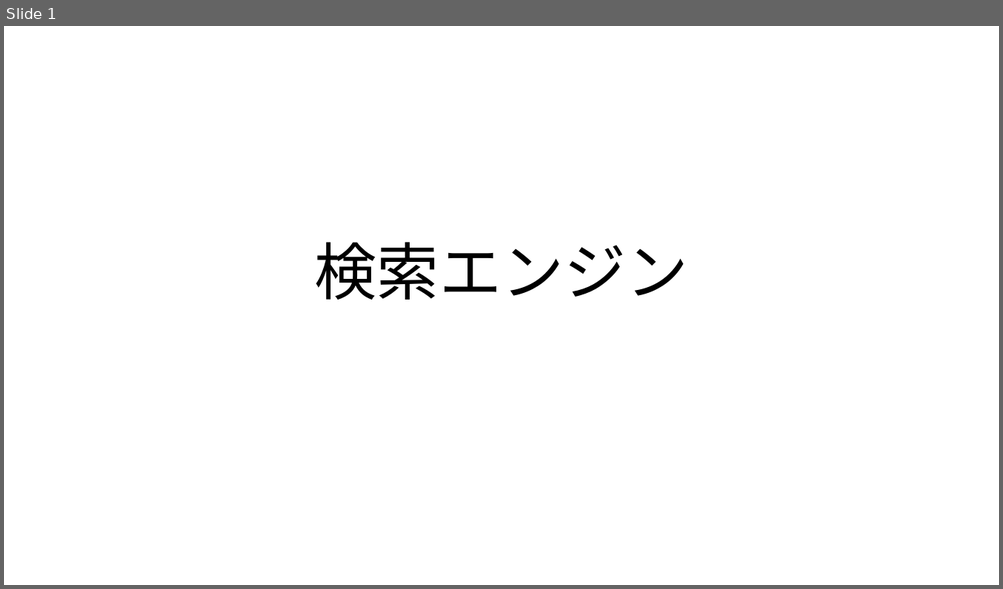
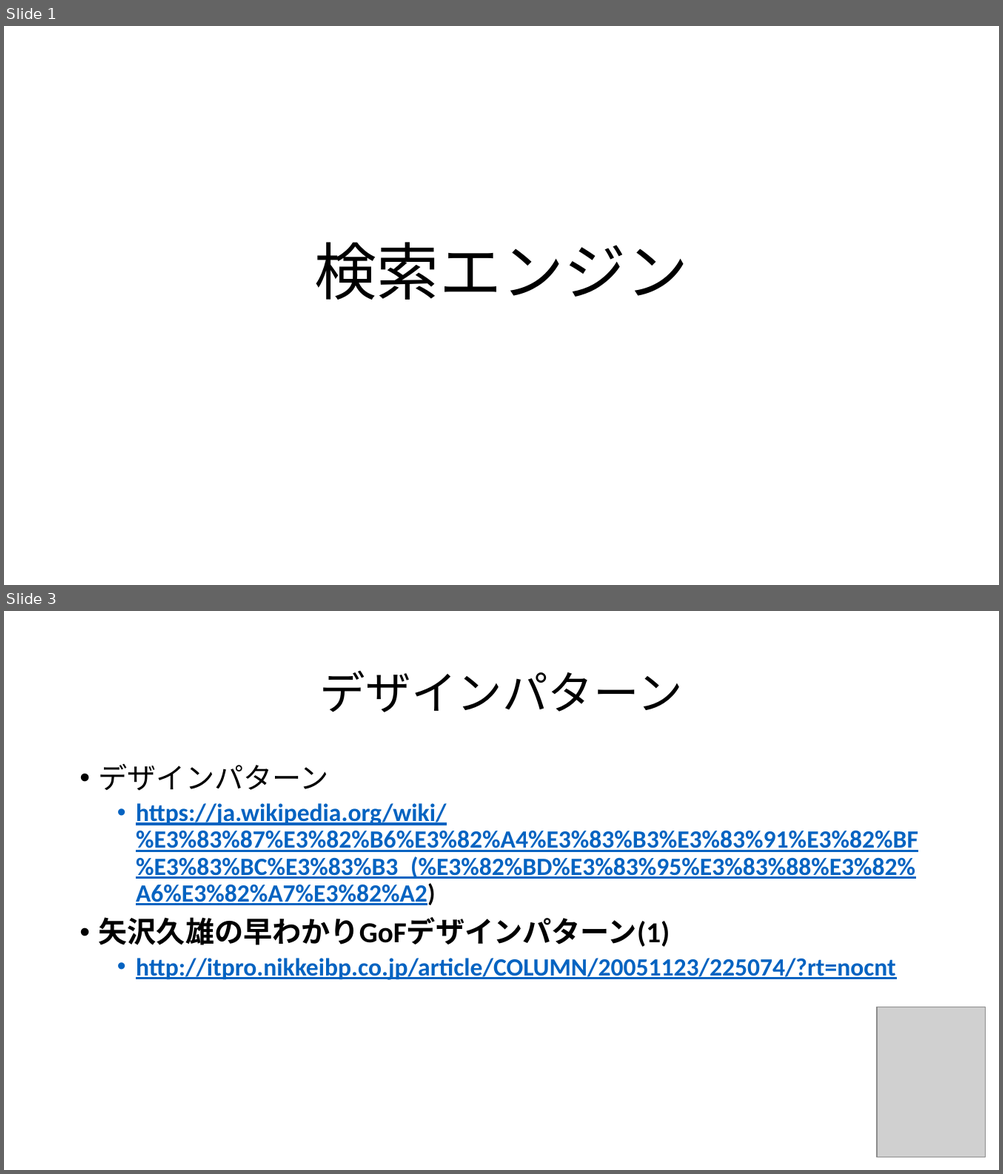
Before and after one commit to unokun/SearchEngine, a slide deck: doc/検索エンジン.pptx. Shown one above the other, each under a label of ours: slide 1 before the commit, slides 1 and 3 after it; the slides between them are not shown. The pictures are 1003x589 and 1003x1174 pixels, drawn with LibreOffice and Linux fonts; fonts in the diff are those of the drawing; grey boxes stand for pictures. Boxes give left, top, right and bottom in pixels: in the first picture for what was removed or moved away, otherwise in the second. Text is boxed around its words. In the diff, an @@ line names an element or a change of style, - is before the commit and + after.

```diff
--- a/doc/検索エンジン.pptx
+++ b/doc/検索エンジン.pptx
@@ slide 3 added at (4, 611, 999, 1170), background #FFFFFF @@
@@ title added at (320, 670, 683, 712), 44 pt, text #000000 @@
+デザインパターン
@@ text added at (99, 763, 918, 980), 24 pt, text #0563C1, bold, underline @@
+• デザインパターン
+  • https://ja.wikipedia.org/wiki/%E3%83%87%E3%82%B6%E3%82%A4%E3%83%B3%E3%83%91%E3%82%BF%E3%83%BC%E3%83%B3_(%E3%82%BD%E3%83%95%E3%83%88%E3%82%A6%E3%82%A7%E3%82%A2)
+• 矢沢久雄の早わかりGoFデザインパターン(1)
+  • http://itpro.nikkeibp.co.jp/article/COLUMN/20051123/225074/?rt=nocnt
@@ picture added at (877, 1007, 985, 1157) @@
```
Also in this commit, not shown: 1 slide changed, 4 other slides added, 1 other file.
